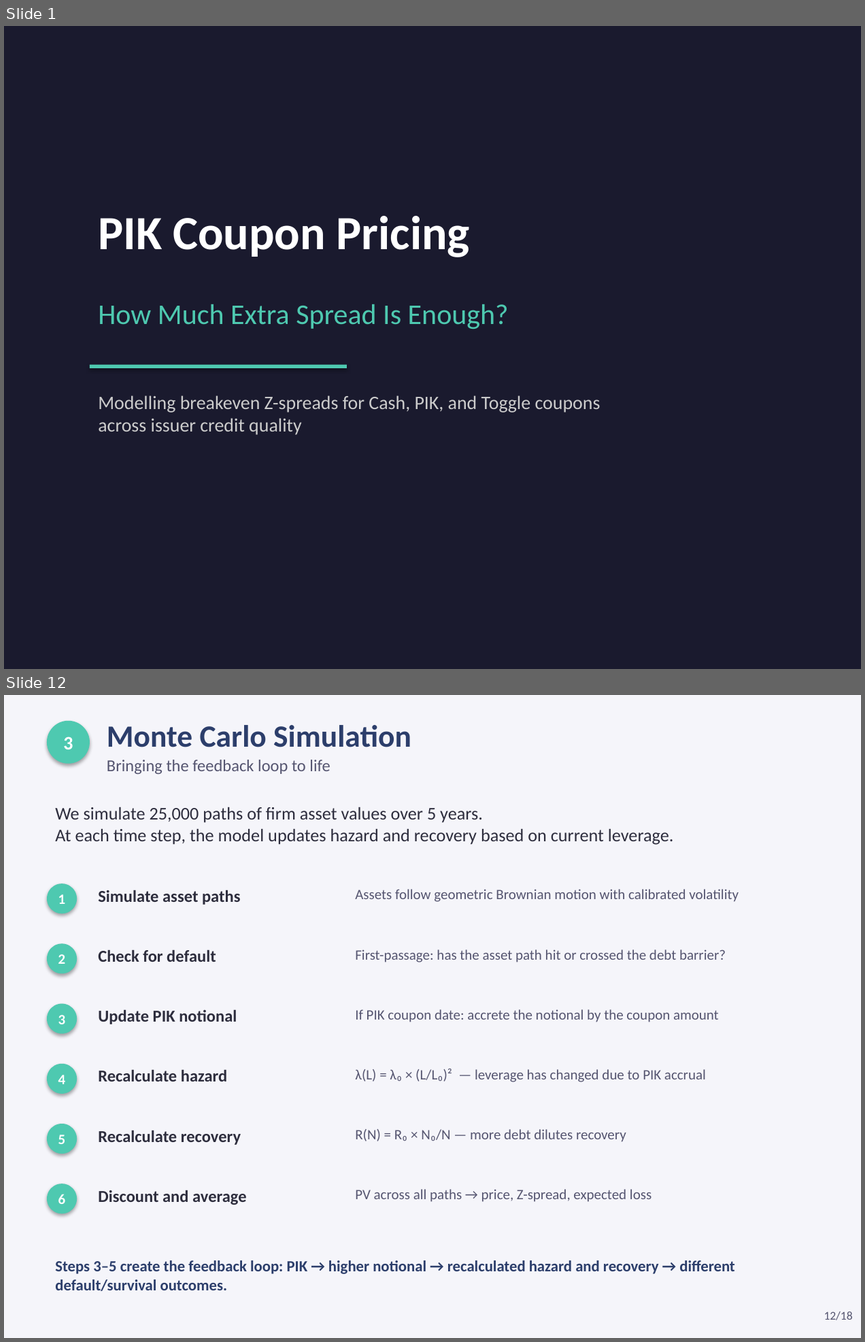
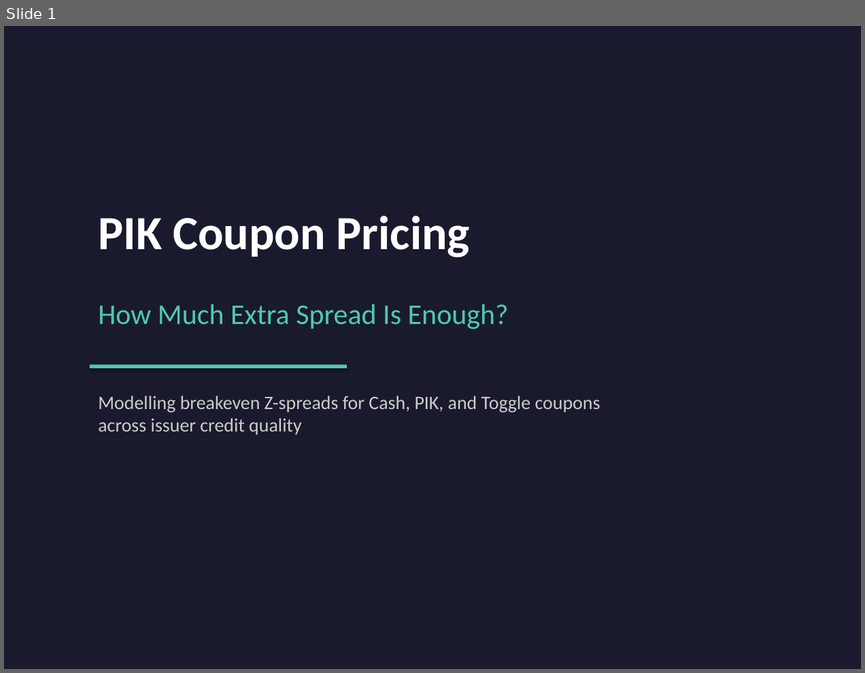
Before and after one commit to jeickmeier/rfin, a slide deck: finstack-py/examples/scripts/valuations/instruments/pik_coupon_pricing.pptx. Shown one above the other, each under a label of ours: slides 1 and 12 before the commit, slide 1 after it; the slides between them are not shown. The pictures are 865x1342 and 865x673 pixels, drawn with LibreOffice and Linux fonts; fonts in the diff are those of the drawing. Boxes give left, top, right and bottom in pixels: in the first picture for what was removed or moved away, otherwise in the second. Text is boxed around its words. In the diff, an @@ line names an element or a change of style, - is before the commit and + after.

```diff
--- a/finstack-py/examples/scripts/valuations/instruments/pik_coupon_pricing.pptx
+++ b/finstack-py/examples/scripts/valuations/instruments/pik_coupon_pricing.pptx
@@ slide 12 removed at [4, 695, 861, 1338], background #F5F5FA @@
@@ ellipse removed at [47, 721, 90, 764] @@
-3
@@ text removed at [107, 725, 411, 747] @@
-Monte Carlo Simulation
@@ text removed at [107, 760, 330, 774] @@
-Bringing the feedback loop to life
@@ text removed at [55, 807, 674, 845] @@
-We simulate 25,000 paths of firm asset values over 5 years.
-At each time step, the model updates hazard and recovery based on current leverage.
@@ ellipse removed at [47, 883, 77, 913] @@
-1
@@ text removed at [98, 889, 241, 904] @@
-Simulate asset paths
@@ text removed at [355, 889, 738, 902] @@
-Assets follow geometric Brownian motion with calibrated volatility
@@ ellipse removed at [47, 943, 77, 974] @@
-2
@@ text removed at [98, 949, 216, 962] @@
-Check for default
@@ text removed at [355, 949, 725, 962] @@
-First-passage: has the asset path hit or crossed the debt barrier?
@@ ellipse removed at [47, 1004, 77, 1034] @@
-3
@@ text removed at [98, 1009, 237, 1024] @@
-Update PIK notional
@@ text removed at [355, 1009, 719, 1022] @@
-If PIK coupon date: accrete the notional by the coupon amount
@@ ellipse removed at [47, 1064, 77, 1093] @@
-4
@@ text removed at [98, 1069, 227, 1081] @@
-Recalculate hazard
@@ text removed at [355, 1068, 706, 1082] @@
-λ(L) = λ₀ × (L/L₀)² — leverage has changed due to PIK accrual
@@ ellipse removed at [47, 1123, 77, 1153] @@
-5
@@ text removed at [98, 1130, 241, 1144] @@
-Recalculate recovery
@@ text removed at [355, 1129, 626, 1142] @@
-R(N) = R₀ × N₀/N — more debt dilutes recovery
@@ ellipse removed at [47, 1183, 77, 1213] @@
-6
@@ text removed at [98, 1189, 247, 1204] @@
-Discount and average
@@ text removed at [355, 1189, 651, 1202] @@
-PV across all paths → price, Z-spread, expected loss
@@ text removed at [55, 1260, 734, 1291] @@
-Steps 3–5 create the feedback loop: PIK → higher notional → recalculated hazard and recovery → different default/survival outcomes.
@@ text removed at [824, 1311, 853, 1320] @@
-12/18
```
Also in this commit, not shown: 5 slides changed, 11 other slides removed, 10 other files.
